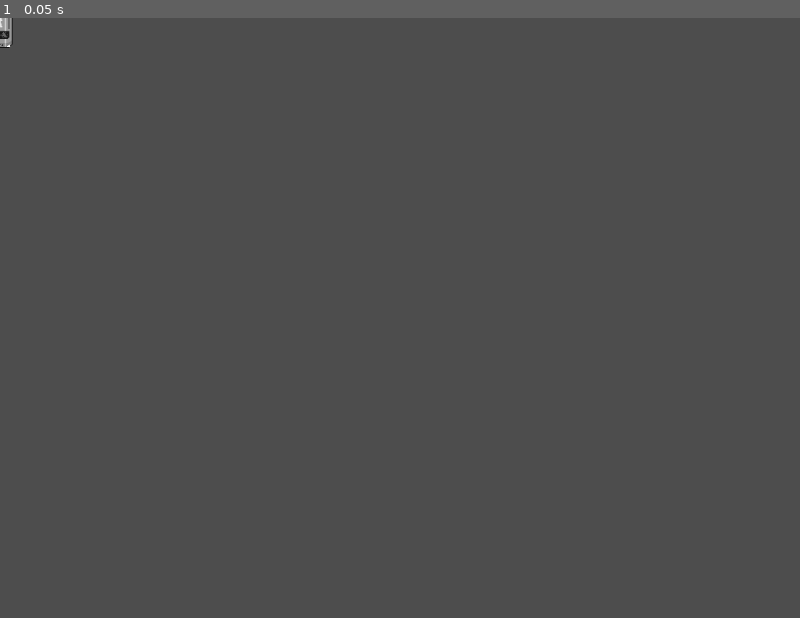
Above: before the commit, frame 1.
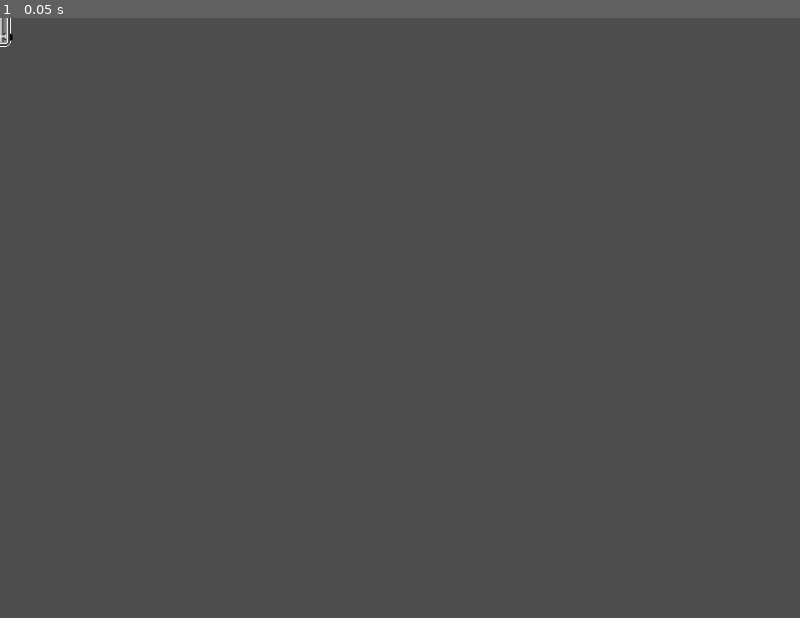
Above: after the commit, the same moment.

Repository: Tab-e-n/web-racing-game
Game: Godot game, scene res://pallete_test_scene.tscn
Same seed, same stepped clock (60 frames per second), same inputs: the game is played once before the commit and once after it. This scene is started directly instead of the project's main scene.
Inputs:
- Up to frame 1 (0.05 s): no input

The runs differ from the first frame. In frame 1, less than 0.1% of the frame differs, in the area x 0-2%, y 0-5%.
Error after the commit: Out of bounds get index '4' (on base: 'Dictionary') (res://Scripts/Palettes.gd:96)

Commit message:
Pallete Saga Git Conflict

Diff:
--- a/pallete_test_scene.tscn
+++ b/pallete_test_scene.tscn
@@ -1,8 +1,8 @@
 [gd_scene load_steps=5 format=3 uid="uid://cpourwq7eu8p0"]
 
 [ext_resource type="Script" path="res://Scripts/Palettes.gd" id="1_pp87p"]
-[ext_resource type="Texture2D" uid="uid://br0nljrw10p7m" path="res://Textures/placeholder_car_3.png" id="2_7ti1i"]
 [ext_resource type="Shader" path="res://Scripts/palette_replacer.gdshader" id="2_hsw6f"]
+[ext_resource type="Texture2D" uid="uid://boj0w0cla1na3" path="res://Textures/auto_vitor_2.png" id="3_8bt4a"]
 
 [sub_resource type="ShaderMaterial" id="ShaderMaterial_piv7g"]
 shader = ExtResource("2_hsw6f")
@@ -14,9 +14,9 @@
 script = ExtResource("1_pp87p")
 palette = [Color(0, 0.113725, 0.180392, 1), Color(0, 0.113725, 0.180392, 1), Color(0, 0.14902, 0.356863, 1), Color(0, 0 …(277 unchanged characters)…
 change_colors = true
-current_preset = 3
+current_preset = 4
 
 [node name="PlaceholderCar3" type="Sprite2D" parent="."]
 material = SubResource("ShaderMaterial_piv7g")
 position = Vector2(0, -3)
-texture = ExtResource("2_7ti1i")
+texture = ExtResource("3_8bt4a")
Binary file added: Textures/auto_vitor_2.gif
Binary file added: Textures/auto_vitor_2.png
Not shown, added: Textures/auto_vitor_2.png.import
Not shown, added: Textures/car.xcf
